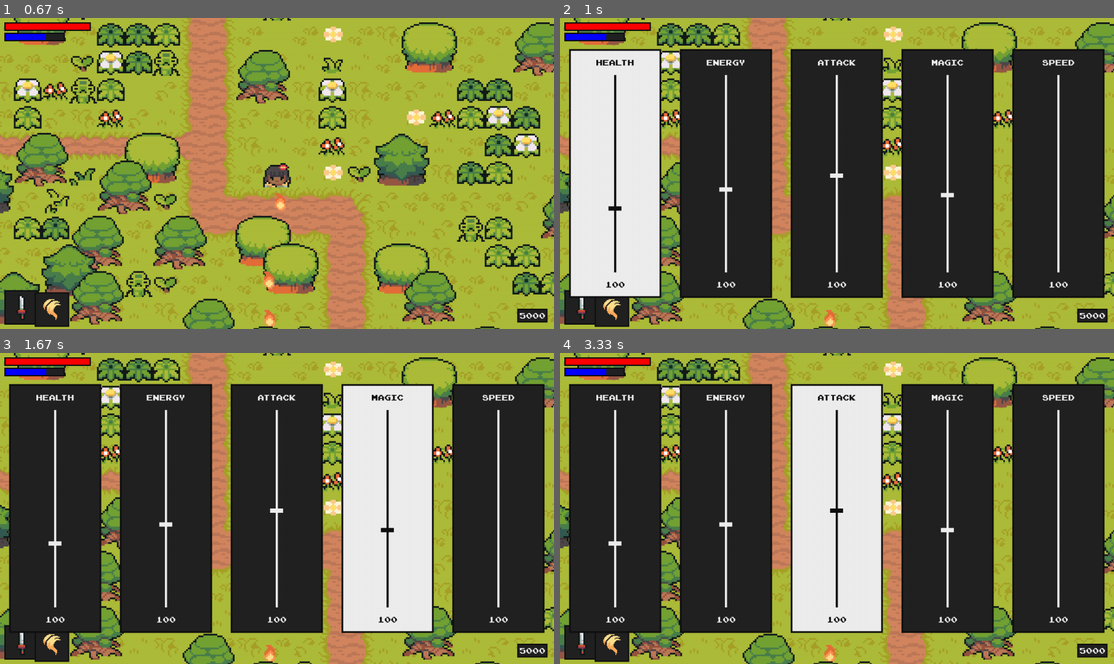
Above: before the commit, frames 1-4 (two rows, left to right).
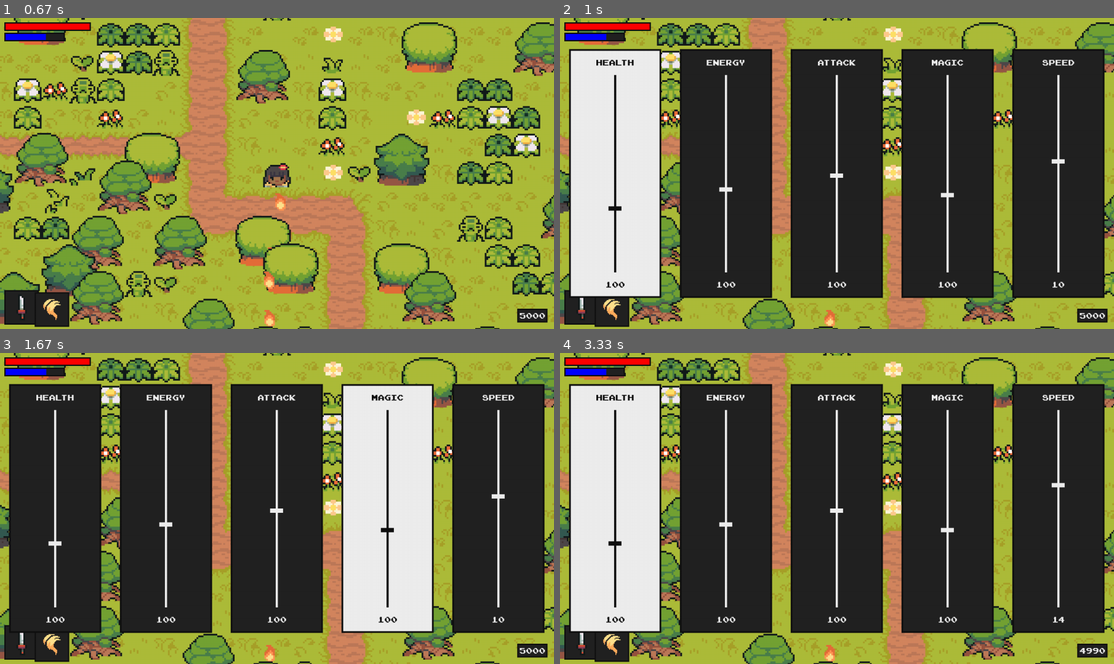
Above: after the commit, the same moments.

Repository: Millurr/twod_pygame
Game: pygame game, started from code/main.py
Two runs of this game, one before a commit and one after it. Both use one fixed random seed, a clock stepped at 60 frames per second and the inputs below.
Inputs:
- Up to frame 1 (0.67 s): tap F at 0.33 s
- Up to frame 2 (1 s): tap Tab at 0.67 s
- Up to frame 3 (1.67 s): hold Right 1-1.47 s; tap Space at 1.07, 1.37, 1.57 s; tap E at 1.15 s; hold Right from 1.5 s (still down)
- Up to frame 4 (3.33 s): tap Space at 1.87, 2.07, 2.37, 2.63, 2.93, 3.07 s; release Right at 1.97 s; hold Left 2-2.53 s; tap F at 2.15 s; hold Left 2.57-2.97 s; tap E at 2.72 s; hold Right from 3 s (still down)

Frame 1 is identical in both runs. In frame 2, less than 0.1% of the frame differs, in the area x 88-92%, y 45-87%; in frame 3, less than 0.1%; in frame 4, 26%, in the area x 1-98%, y 10-97%.

Commit message:
Minor fixes

Diff:
--- a/code/player.py
+++ b/code/player.py
@@ -37,9 +37,9 @@
         self.magic_switch_time = None
 
         # stats
-        self.stats = {'health':100, 'energy':60, 'attack':10, 'magic':4, 'speed':500}
-        self.max_stats = {'health':300, 'energy':140, 'attack':20, 'magic':10, 'speed':10}
-        self.upgrade_cost = {'health': 100, 'energy': 100, 'attack': 100, 'magic': 100, 'speed': 100}
+        self.stats = {'health':100, 'energy':60, 'attack':10, 'magic':4, 'speed':400}
+        self.max_stats = {'health':300, 'energy':140, 'attack':20, 'magic':10, 'speed':700}
+        self.upgrade_cost = {'health': 100, 'energy': 100, 'attack': 100, 'magic': 100, 'speed': 10}
         self.health = self.stats['health']
         self.energy = self.stats['energy']
         self.exp = 5000
--- a/code/settings.py
+++ b/code/settings.py
@@ -1,7 +1,7 @@
 # game setup
 WIDTH = 1280
 HEIGTH = 720
-FPS = 60
+FPS = 30
 TILESIZE = 64
 HITBOX_OFFSET = {
     'player': -26,
--- a/code/upgrade.py
+++ b/code/upgrade.py
@@ -26,11 +26,11 @@
         keys = pygame.key.get_pressed()
 
         if self.can_move:
-            if keys[pygame.K_RIGHT] and self.selection_index < self.attribute_number - 1:
+            if keys[pygame.K_RIGHT] or keys[pygame.K_d] and self.selection_index < self.attribute_number - 1:
                 self.selection_index += 1
                 self.can_move = False
                 self.selection_time = pygame.time.get_ticks()
-            elif keys[pygame.K_LEFT] and self.selection_index >= 1:
+            elif keys[pygame.K_LEFT] or keys[pygame.K_a] and self.selection_index >= 1:
                 self.selection_index -= 1
                 self.can_move = False
                 self.selection_time = pygame.time.get_ticks()
@@ -43,7 +43,7 @@
     def cooldowns(self):
         if not self.can_move:
             current_time = pygame.time.get_ticks()
-            if current_time - self.selection_time >= 300:
+            if current_time - self.selection_time >= 200:
                 self.can_move = True
 
     def create_items(self):
@@ -118,7 +118,7 @@
 
         if player.exp >= player.upgrade_cost[upgrade_attribute] and player.stats[upgrade_attribute] < player.max_stats[upgrade_attribute]:
             player.exp -= player.upgrade_cost[upgrade_attribute]
-            player.stats[upgrade_attribute] *= 1.2
+            player.stats[upgrade_attribute] *= 1.1
             player.upgrade_cost[upgrade_attribute] *= 1.4
 
         if player.stats[upgrade_attribute] > player.max_stats[upgrade_attribute]:
